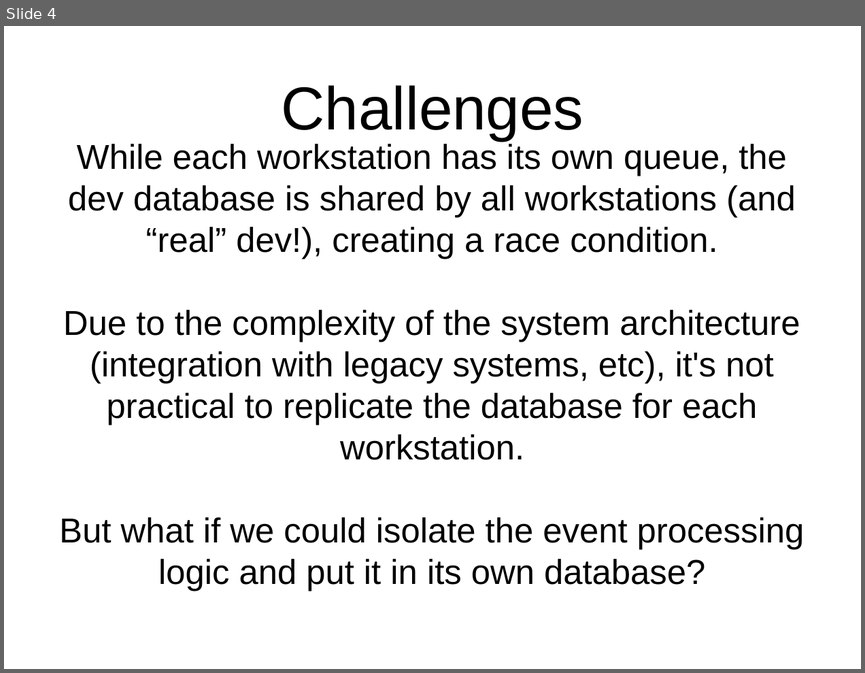
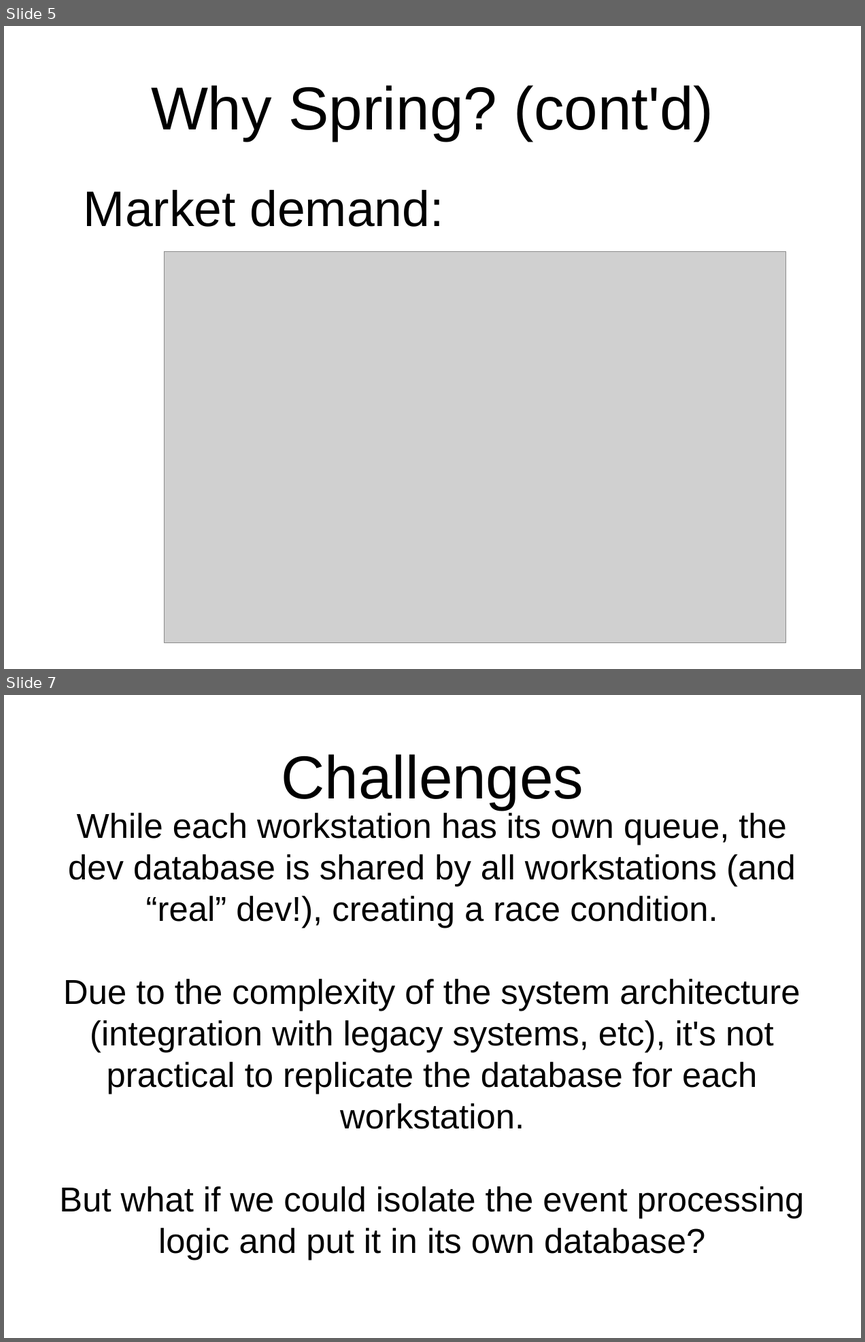
Before and after one commit to CinJug/spring-profiles, a slide deck: Spring Demo Intro.odp. Shown one above the other, each under a label of ours: slide 4 before the commit, slides 5 and 7 after it; the slides between them are not shown. The pictures are 865x673 and 865x1342 pixels, drawn with LibreOffice and Linux fonts; fonts in the diff are those of the drawing; grey boxes stand for pictures; background and template pictures are left out. Boxes give left, top, right and bottom in pixels: in the first picture for what was removed or moved away, otherwise in the second. Text is boxed around its words. In the diff, an @@ line names an element or a change of style, - is before the commit and + after.

Commit message:
Added 'Why Spring' slides

```diff
--- a/Spring Demo Intro.odp
+++ b/Spring Demo Intro.odp
@@ slide 5 added at <box>4,26,861,669</box>, background picture (left out) @@
@@ title added at <box>151,85,714,140</box>, 56.1 pt, text #000000 @@
+Why Spring? (cont'd)
@@ text added at <box>84,190,443,227</box>, 46.2 pt, text #000000 @@
+Market demand:
@@ picture added at <box>164,252,786,643</box> @@
@@ what was slide 4 is now slide 7 @@
```
Also in this commit, not shown: 3 slides changed, 4 other slides added.
